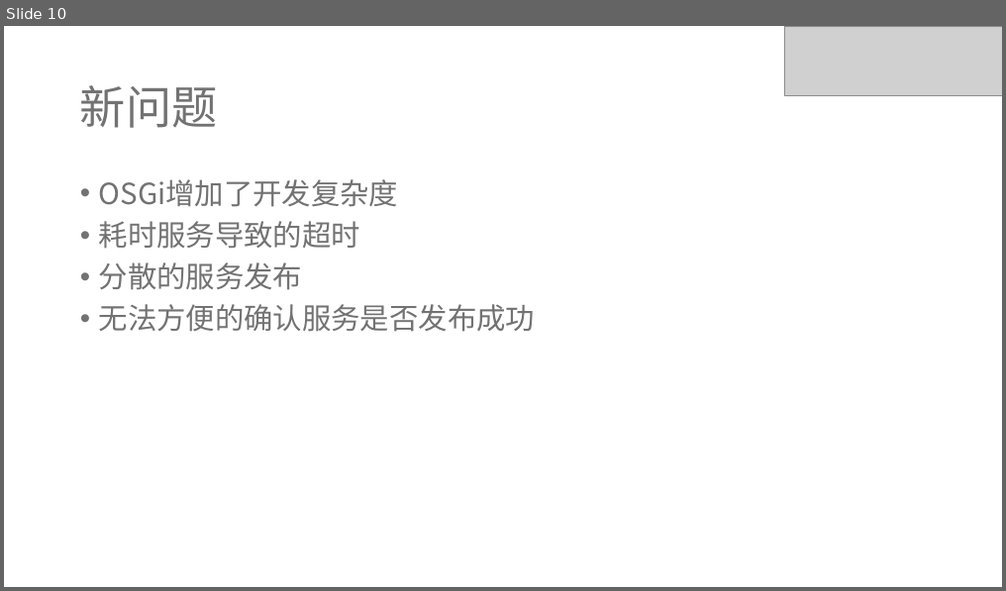
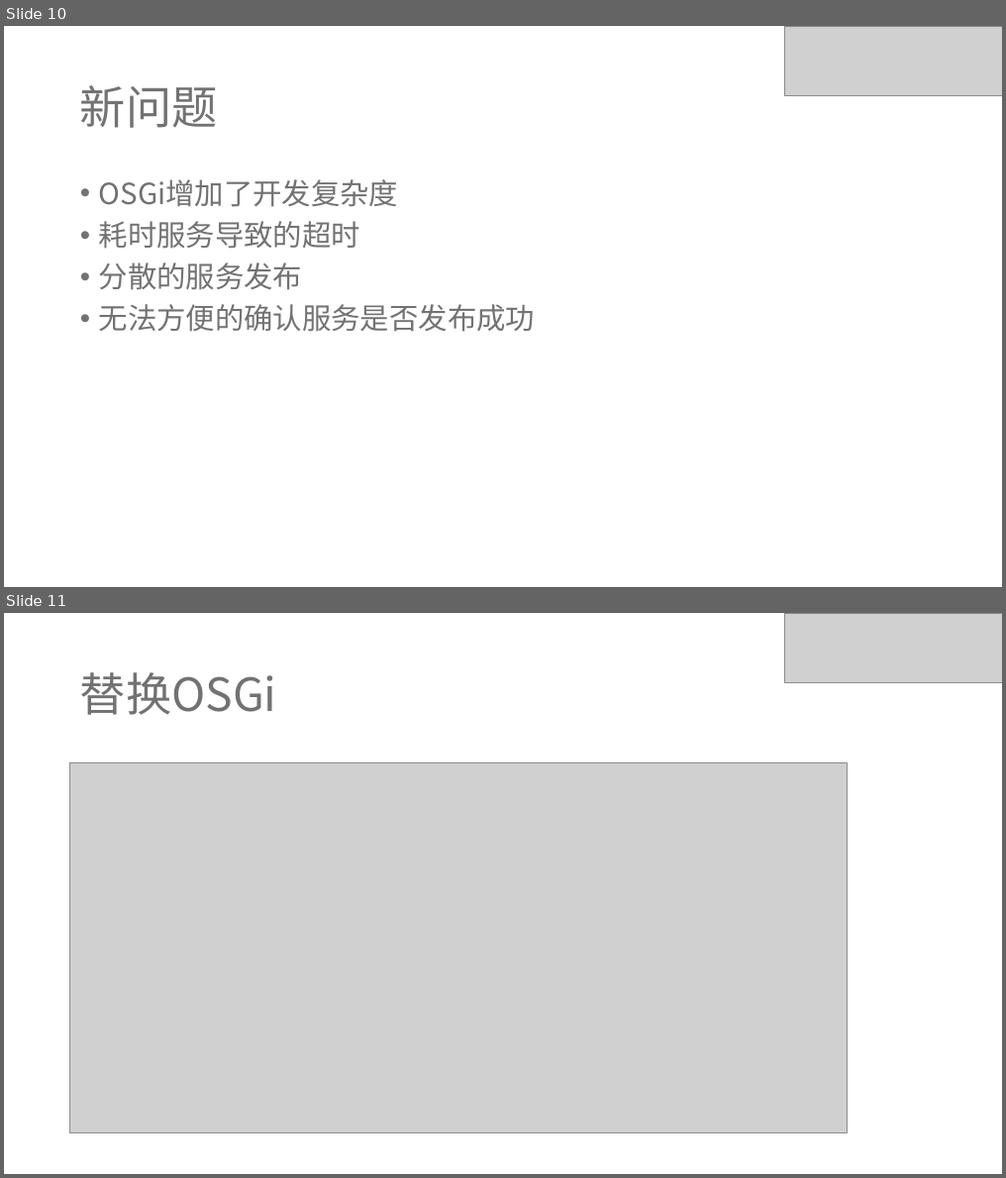
Before and after one commit to ivaneye/ivaneye.github.com, a slide deck: source/ppt/work/焦点服务化框架Hydra的演变-王一帆.pptx. Shown one above the other, each under a label of ours: slide 10 before the commit, slides 10 and 11 after it. The pictures are 1006x591 and 1006x1178 pixels, drawn with LibreOffice and Linux fonts; fonts in the diff are those of the drawing; grey boxes stand for pictures. Boxes give left, top, right and bottom in pixels: in the first picture for what was removed or moved away, otherwise in the second. Text is boxed around its words. In the diff, an @@ line names an element or a change of style, - is before the commit and + after.

Commit message:
ppt

```diff
--- a/source/ppt/work/焦点服务化框架Hydra的演变-王一帆.pptx
+++ b/source/ppt/work/焦点服务化框架Hydra的演变-王一帆.pptx
@@ slide 11 added at [4, 613, 1002, 1174], background #FFFFFF @@
@@ picture added at [785, 613, 1002, 682] @@
@@ title added at [80, 672, 277, 715], 44 pt, text #727272 @@
+替换OSGi
@@ picture added at [70, 762, 846, 1134] @@
```
Also in this commit, not shown: 1 slide changed, 1 slide removed.
